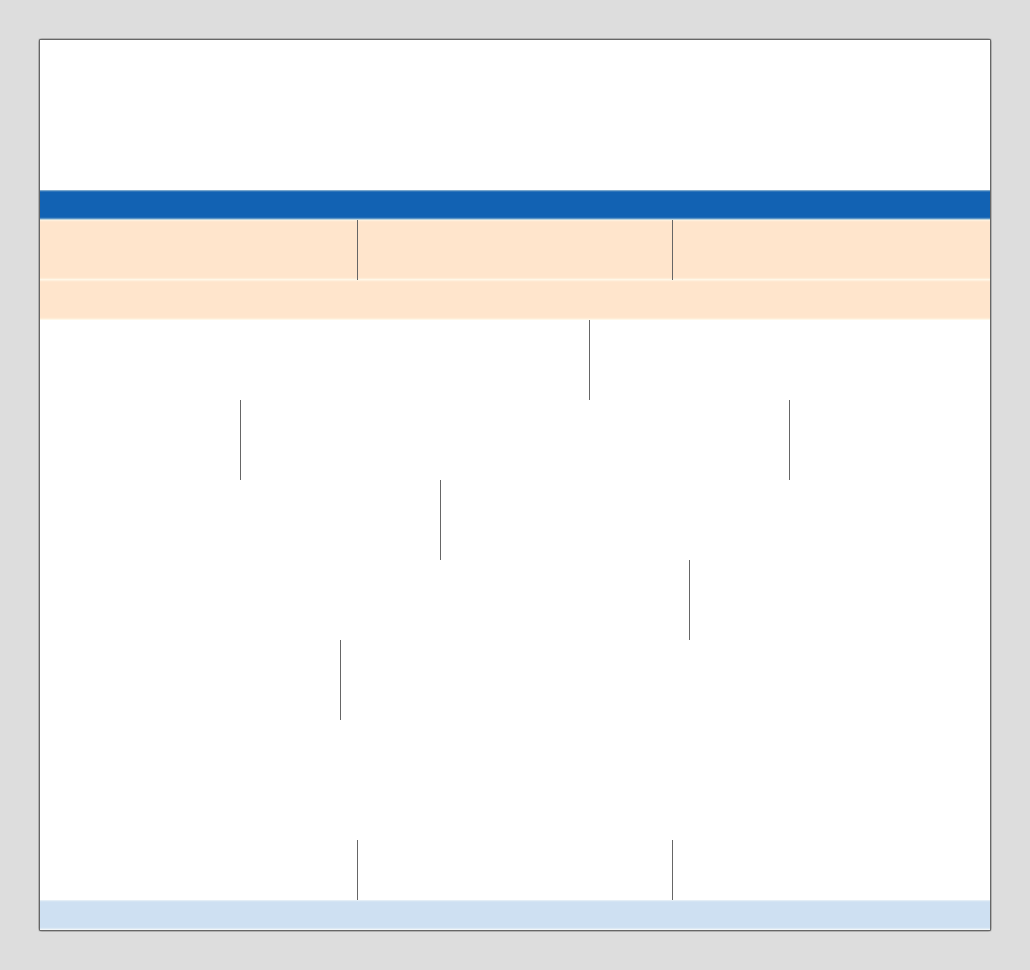
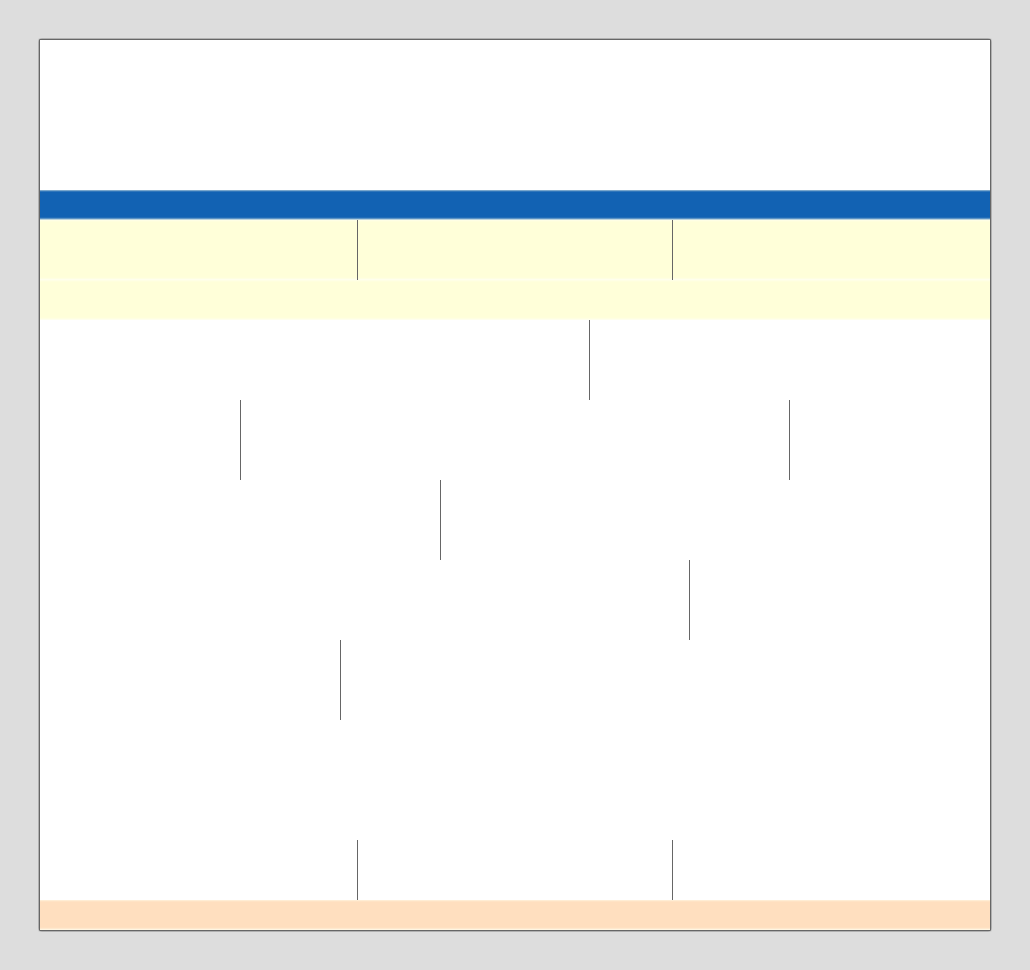
Before/after of a 1030px x 970px layered artwork. What changed in the layer stack:
pixels changed over [40, 220, 990, 930] (layer not identified)
